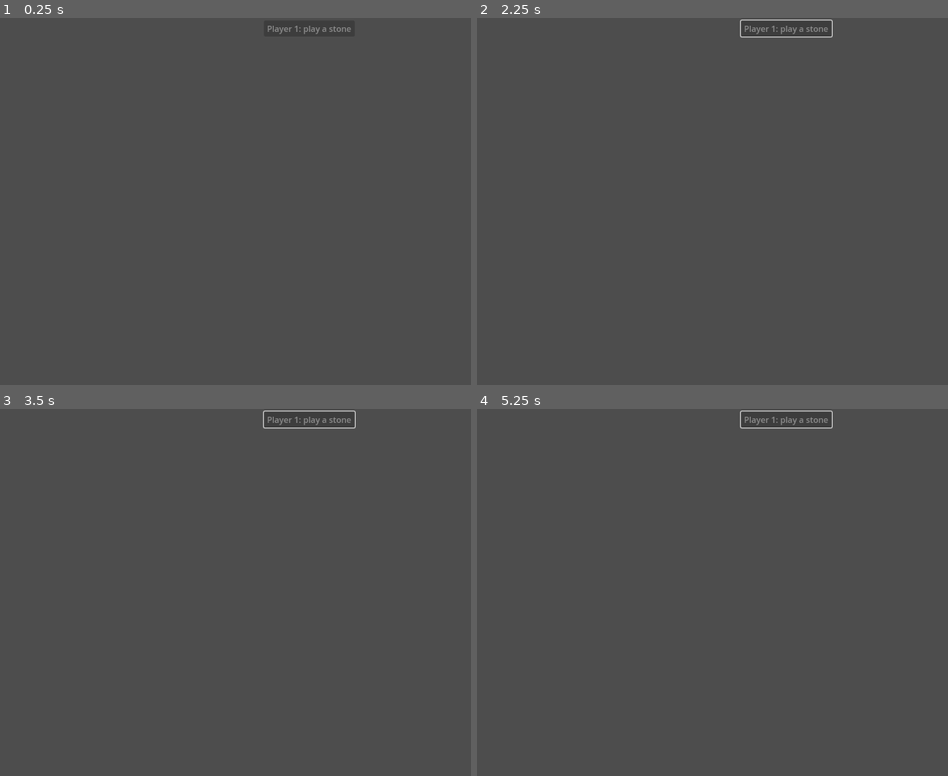
Above: before the commit, frames 1-4 (two rows, left to right).
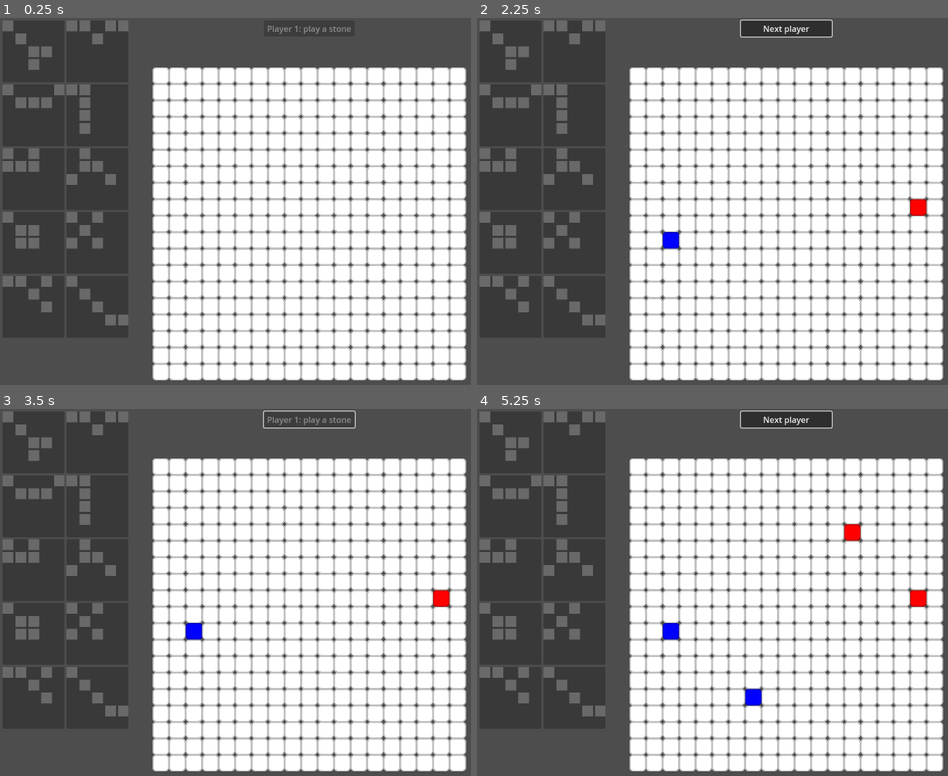
Above: after the commit, the same moments.

Repository: Kevar/CardJammers
Game: Godot game, scene res://scenes/main_2.tscn
Two runs of this game, one before a commit and one after it. Both use one fixed random seed, a clock stepped at 60 frames per second and the inputs below.
Inputs (mouse positions are in pixels of both pictures, inside the frame that each line leads up to):
- Up to frame 1 (0.25 s): no input
- Up to frame 2 (2.25 s): tap Enter at 0.5 s; move the mouse to (924, 201) at 0.52 s; click (924, 201) at 0.67 s; click (787, 29) at 1.25 s, where only the run after the commit has a clickable "Next player"; tap Space at 2 s; move the mouse to (660, 245) at 2.02 s; click (660, 245) at 2.17 s
- Up to frame 3 (3.5 s): click (310, 420) at 2.75 s, where only the run after the commit has a clickable "Next player"
- Up to frame 4 (5.25 s): tap Enter at 3.5 s; move the mouse to (849, 522) at 3.52 s; click (849, 522) at 3.67 s; click (787, 420) at 4.25 s, where only the run after the commit has a clickable "Next player"; tap Space at 5 s; move the mouse to (754, 698) at 5.02 s; click (754, 698) at 5.17 s

The runs differ from the first frame. In frame 1, 58% of the frame differs, in the area x 0-100%, y 0-99%; in frame 2, 59%; in frame 3, 58%; in frame 4, 59%.

Commit message:
fixing mising refs

Diff:
--- a/scenes/main_2.tscn
+++ b/scenes/main_2.tscn
@@ -1,15 +1,22 @@
-[gd_scene load_steps=7 format=3 uid="uid://bupvwi40cxlfl"]
+[gd_scene load_steps=14 format=3 uid="uid://bupvwi40cxlfl"]
 
 [ext_resource type="Script" path="res://scripts/main_2.gd" id="1_1f3i2"]
 [ext_resource type="PackedScene" uid="uid://pwpwsjfs5fkr" path="res://scenes/board_2.tscn" id="1_udjra"]
 [ext_resource type="PackedScene" uid="uid://b4nk4r13hdiqc" path="res://scenes/cell_2.tscn" id="2_1cud1"]
-[ext_resource type="Resource" uid="uid://ctkgvf3lnhn8i" path="res://patterns/p1.tres" id="2_tcvyp"]
-[ext_resource type="Resource" uid="uid://c06ew1vtvoyk7" path="res://patterns/p2.tres" id="6_dlcs8"]
-[ext_resource type="Resource" uid="uid://dguapxn3c3kif" path="res://patterns/p3.tres" id="7_j176e"]
+[ext_resource type="Resource" uid="uid://b25mia7rtqlpw" path="res://patterns/p_anchor.tres" id="2_3gosh"]
+[ext_resource type="Resource" uid="uid://ba4q3ggp4aoo3" path="res://patterns/p_bird.tres" id="3_l7fcd"]
+[ext_resource type="Resource" uid="uid://crwab2juup0cb" path="res://patterns/p_boat.tres" id="4_k2lyx"]
+[ext_resource type="Resource" uid="uid://c6vyx3c5uqko2" path="res://patterns/p_cane.tres" id="5_m6sqc"]
+[ext_resource type="Resource" uid="uid://drp1mr84wf2sb" path="res://patterns/p_chalice.tres" id="6_jf07k"]
+[ext_resource type="Resource" uid="uid://kyah6s1h15yf" path="res://patterns/p_chariot.tres" id="7_c11rj"]
+[ext_resource type="Resource" uid="uid://c47aa5wdx1mon" path="res://patterns/p_comet.tres" id="8_50dge"]
+[ext_resource type="Resource" uid="uid://thgvwqk2uvln" path="res://patterns/p_death.tres" id="9_npdoo"]
+[ext_resource type="Resource" uid="uid://bqxsqrss034k6" path="res://patterns/p_dragon.tres" id="10_rrygt"]
+[ext_resource type="Resource" uid="uid://qfhkgr6kwgnt" path="res://patterns/p_eel.tres" id="11_ql8a0"]
 
 [node name="main2" type="Node2D"]
 script = ExtResource("1_1f3i2")
-objectives = Array[Resource("res://scripts/pattern.gd")]([ExtResource("7_j176e"), ExtResource("2_tcvyp"), ExtResource("6_dlcs8")])
+objectives = Array[Resource("res://scripts/pattern.gd")]([ExtResource("2_3gosh"), ExtResource("3_l7fcd"), ExtResource("4_k2lyx"), ExtResource("5_m6sqc"), ExtResource("6_jf07k"), ExtResource("7_c11rj"), ExtResource("8_50dge"), ExtResource("9_npdoo"), ExtResource("10_rrygt"), ExtResource("11_ql8a0")])
 
 [node name="board2" parent="." instance=ExtResource("1_udjra")]
 cellScene = ExtResource("2_1cud1")
